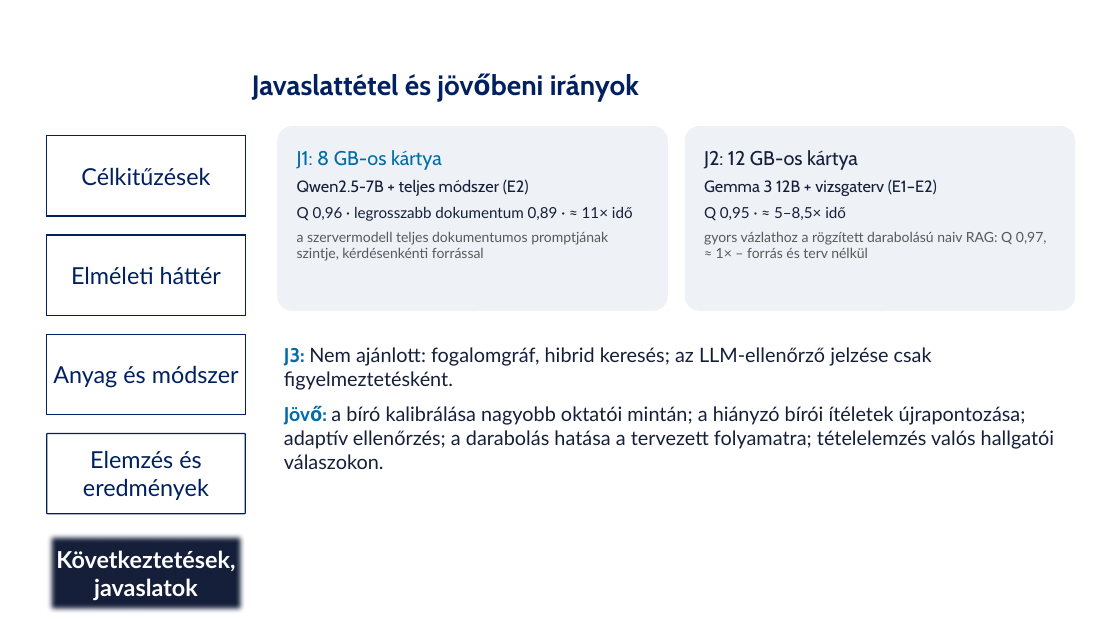
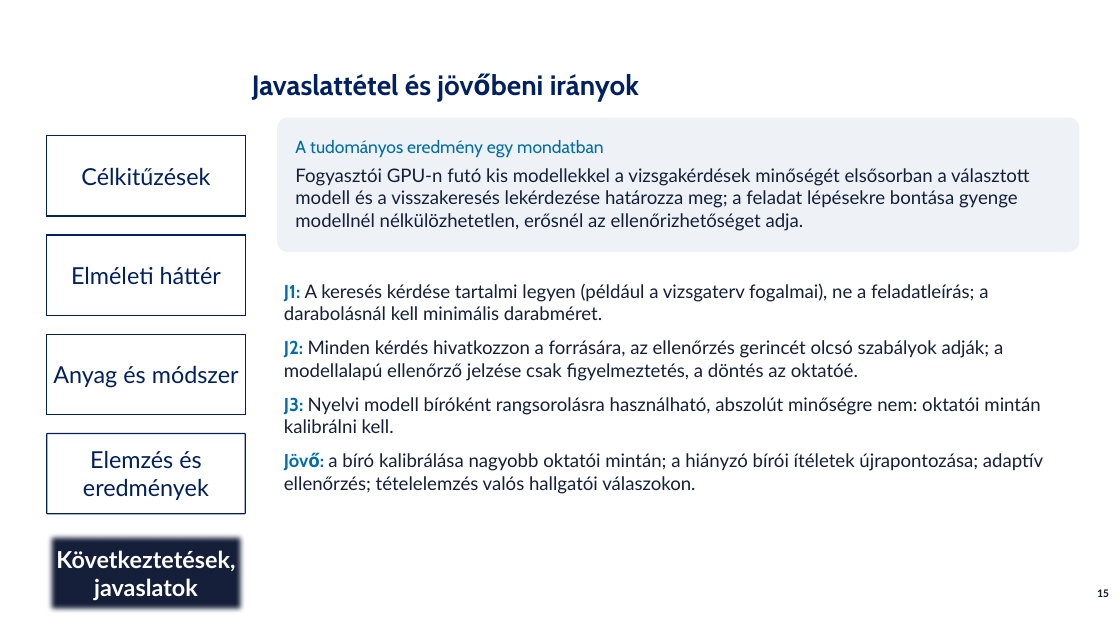
Before and after one commit to Deatron01/Project-Mimir, a slide deck: slide 15 of tdk/eloadas/mimir_tdk_eloadas.pptx. Drawn at 1120x630 pixels with LibreOffice and Linux fonts; fonts in the diff are those of the drawing; background and template pictures are left out. Boxes give left, top, right and bottom in pixels: in the first picture for what was removed or moved away, otherwise in the second. Text is boxed around its words. In the diff, an @@ line names an element or a change of style, - is before the commit and + after.

```diff
--- a/tdk/eloadas/mimir_tdk_eloadas.pptx
+++ b/tdk/eloadas/mimir_tdk_eloadas.pptx
@@ rounded rectangle "A tudományos eredmény egy mondatban": place and size @@
-rounded rectangle "A tudományos eredmény egy mondatban" at <box>277,126,668,311</box>
+rounded rectangle "A tudományos eredmény egy mondatban" at <box>277,118,1080,252</box>
@@ text in rounded rectangle at <box>295,140,1029,231</box>: text changed; size 12 to 16 pt; text colour #595959 to #151F39 @@
-J1: 8 GB-os kártya
-Qwen2.5-7B + teljes módszer (E2)
-Q 0,96 · legrosszabb dokumentum 0,89 · ≈ 11× idő
-a szervermodell teljes dokumentumos promptjának szintje, kérdésenkénti forrással
+A tudományos eredmény egy mondatban
+Fogyasztói GPU-n futó kis modellekkel a vizsgakérdések minőségét elsősorban a választott modell és a visszakeresés lekérdezése határozza meg; a feladat lépésekre bontása gyenge modellnél nélkülözhetetlen, erősnél az ellenőrizhetőséget adja.
@@ rounded rectangle removed at <box>685,126,1075,311</box> @@
-J2: 12 GB-os kártya
-Gemma 3 12B + vizsgaterv (E1–E2)
-Q 0,95 · ≈ 5–8,5× idő
-gyors vázlathoz a rögzített darabolású naiv RAG: Q 0,97, ≈ 1× – forrás és terv nélkül
@@ text at <box>284,283,1043,494</box>: text changed; size 17 to 16 pt @@
-J3: Nem ajánlott: fogalomgráf, hibrid keresés; az LLM-ellenőrző jelzése csak figyelmeztetésként.
-Jövő: a bíró kalibrálása nagyobb oktatói mintán; a hiányzó bírói ítéletek újrapontozása; adaptív ellenőrzés; a darabolás hatása a tervezett folyamatra; tételelemzés valós hallgatói válaszokon.
+J1: A keresés kérdése tartalmi legyen (például a vizsgaterv fogalmai), ne a feladatleírás; a darabolásnál kell minimális darabméret.
+J2: Minden kérdés hivatkozzon a forrására, az ellenőrzés gerincét olcsó szabályok adják; a modellalapú ellenőrző jelzése csak figyelmeztetés, a döntés az oktatóé.
+J3: Nyelvi modell bíróként rangsorolásra használható, abszolút minőségre nem: oktatói mintán kalibrálni kell.
+Jövő: a bíró kalibrálása nagyobb oktatói mintán; a hiányzó bírói ítéletek újrapontozása; adaptív ellenőrzés; tételelemzés valós hallgatói válaszokon.
@@ page number added at <box>1097,589,1109,597</box>, 10 pt, text #151F39, bold @@
+15
```
Also in this commit, not shown: 16 other slides changed, 4 other files.
